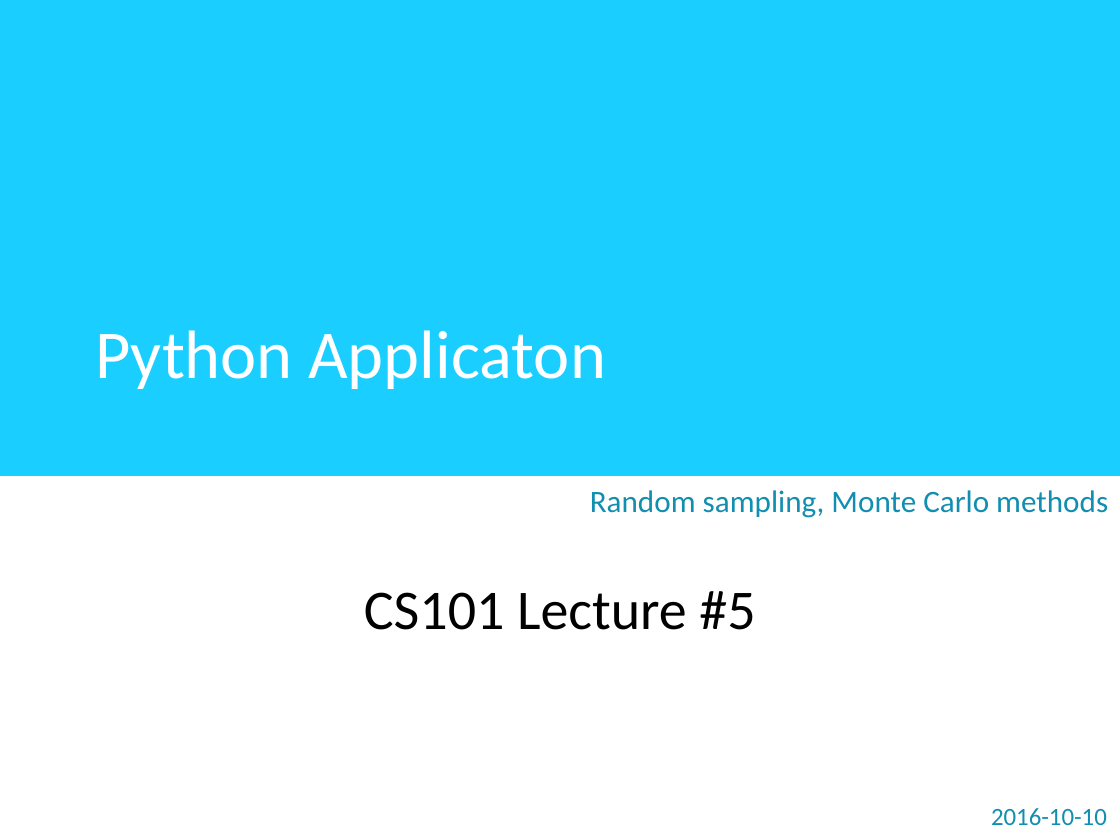
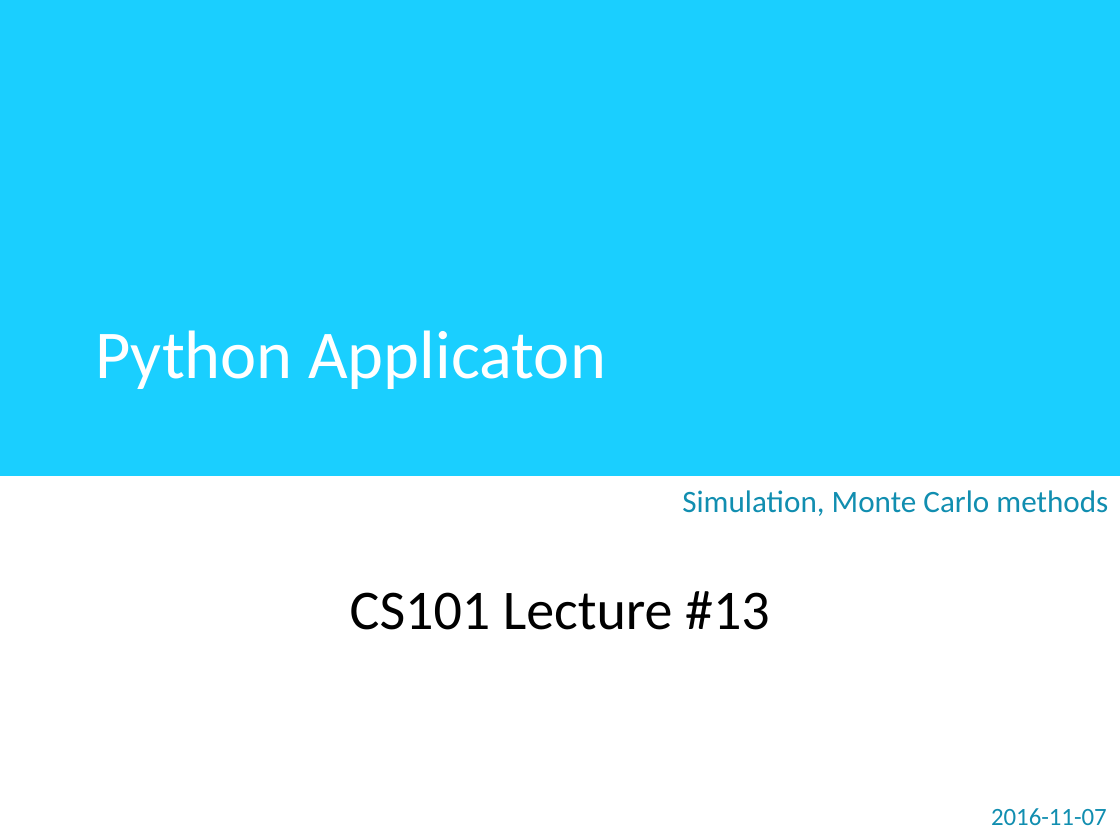
Before and after one commit to zichengliao/zuics101-fa17, a slide deck: slide 1 of lectures/lec13/lec13.pptx. Drawn at 1120x840 pixels with LibreOffice and Linux fonts; fonts in the diff are those of the drawing. Boxes give left, top, right and bottom in pixels: in the first picture for what was removed or moved away, otherwise in the second. Text is boxed around its words. In the diff, an @@ line names an element or a change of style, - is before the commit and + after.

```diff
--- a/lectures/lec13/lec13.pptx
+++ b/lectures/lec13/lec13.pptx
@@ subtitle at (350,490,1108,630): text changed @@
-Random sampling, Monte Carlo methods
-CS101 Lecture #5
+Simulation, Monte Carlo methods
+CS101 Lecture #13
@@ text at (991,808,1107,825): text changed @@
-2016-10-10
+2016-11-07
```
Also in this commit, not shown: 4 other slides changed, 18 other files.
